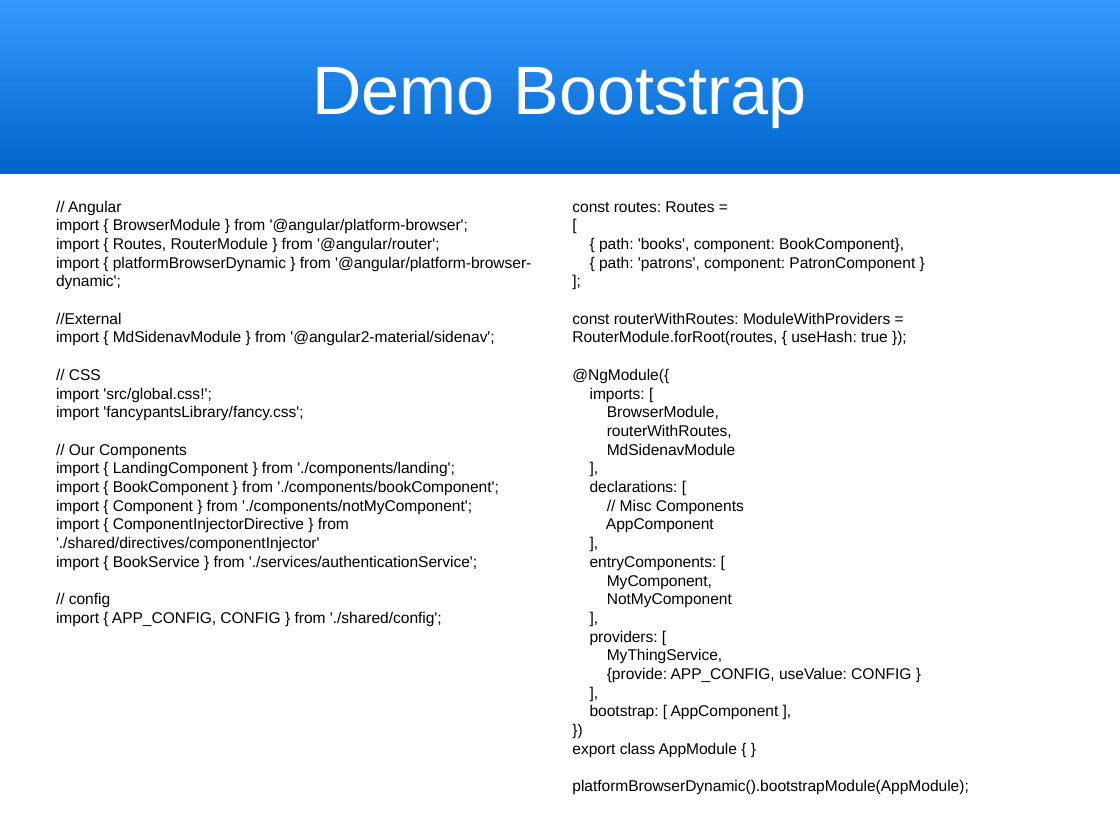
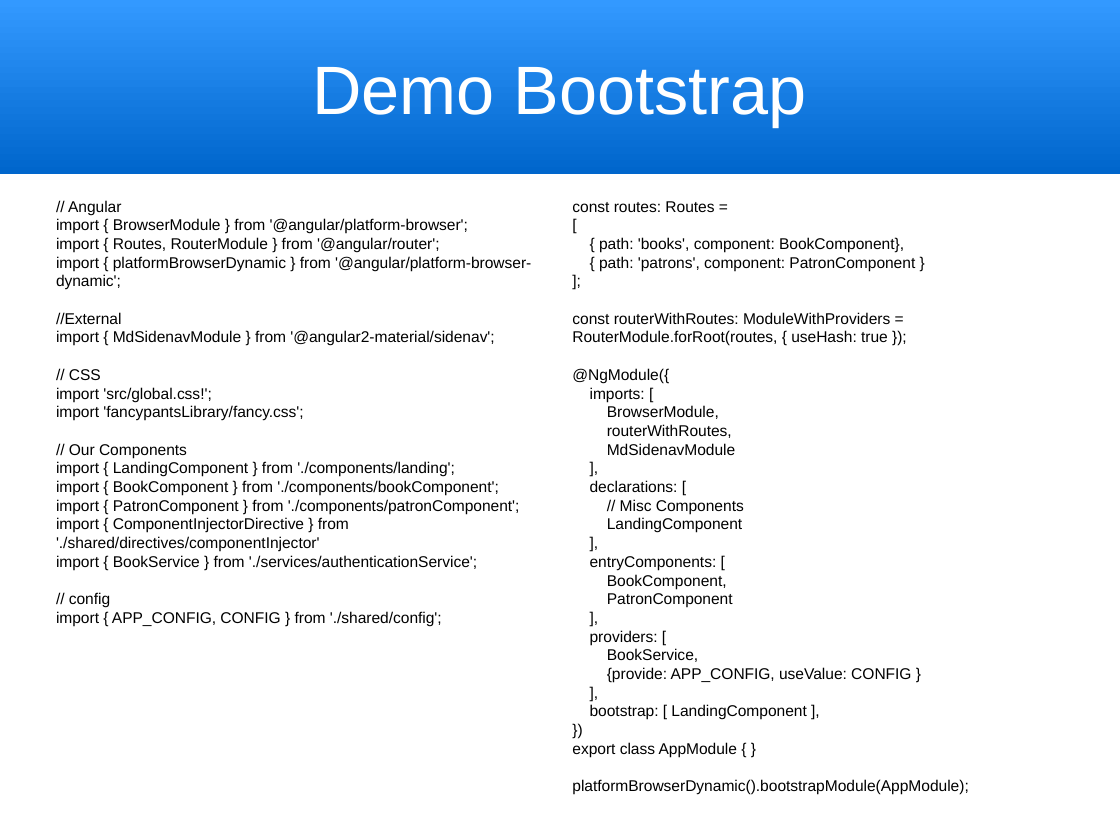
Before and after one commit to trognus/devcon2016, a slide deck: slide 18 of devconNg2.odp. Drawn at 1120x840 pixels with LibreOffice and Linux fonts; fonts in the diff are those of the drawing. Boxes give left, top, right and bottom in pixels: in the first picture for what was removed or moved away, otherwise in the second. Text is boxed around its words. In the diff, an @@ line names an element or a change of style, - is before the commit and + after.

```diff
--- a/devconNg2.odp
+++ b/devconNg2.odp
@@ text at box(56, 499, 520, 514): text changed @@
-import { Component } from './components/notMyComponent';
+import { PatronComponent } from './components/patronComponent';
@@ text at box(607, 517, 742, 533): text changed @@
-AppComponent
+LandingComponent
@@ text at box(607, 574, 733, 608): text changed @@
-MyComponent,
-NotMyComponent
+BookComponent,
+PatronComponent
@@ text at box(607, 648, 698, 662): text changed @@
-MyThingService,
+BookService,
@@ text at box(590, 704, 806, 720): text changed @@
-bootstrap: [ AppComponent ],
+bootstrap: [ LandingComponent ],
```
Also in this commit, not shown: 6 other slides changed, 3 slides added, 1 other file.
